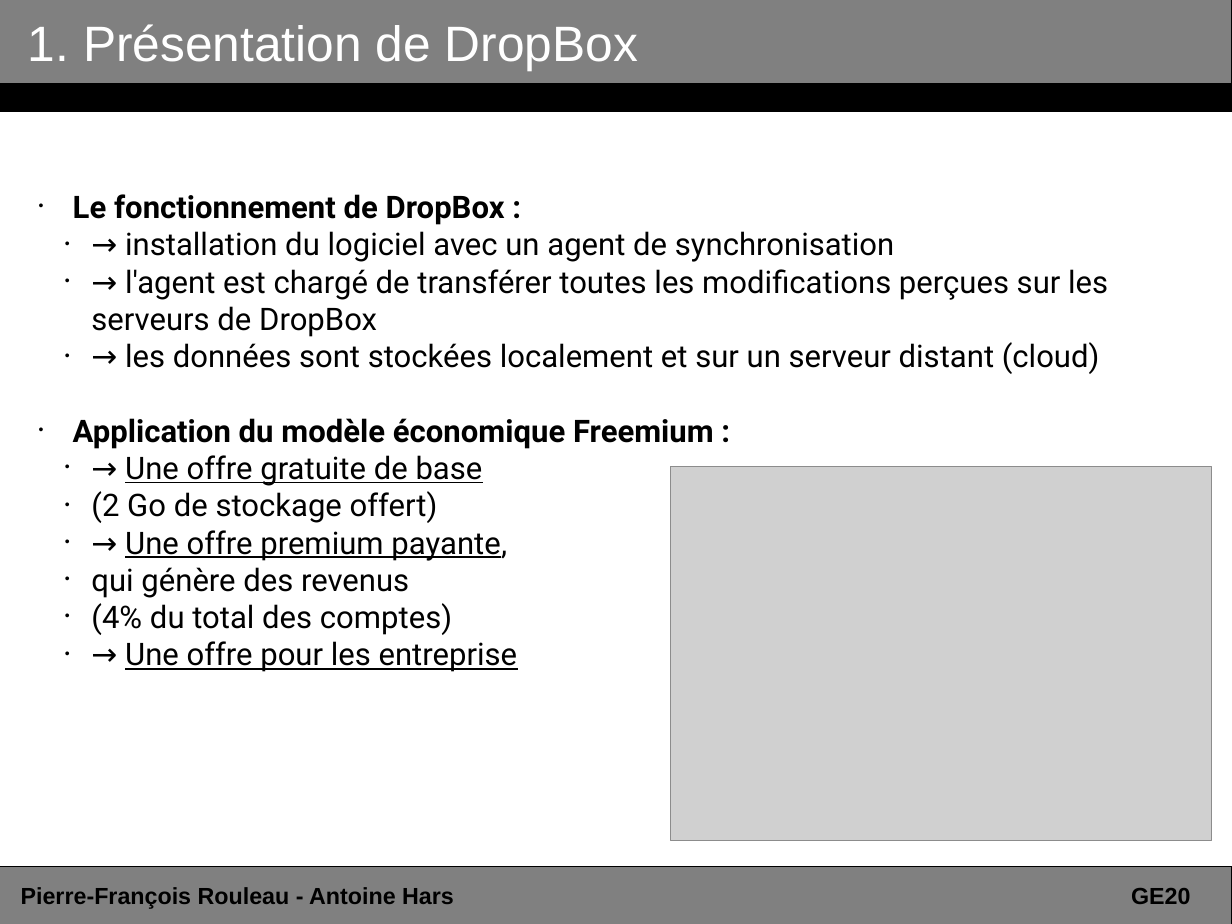
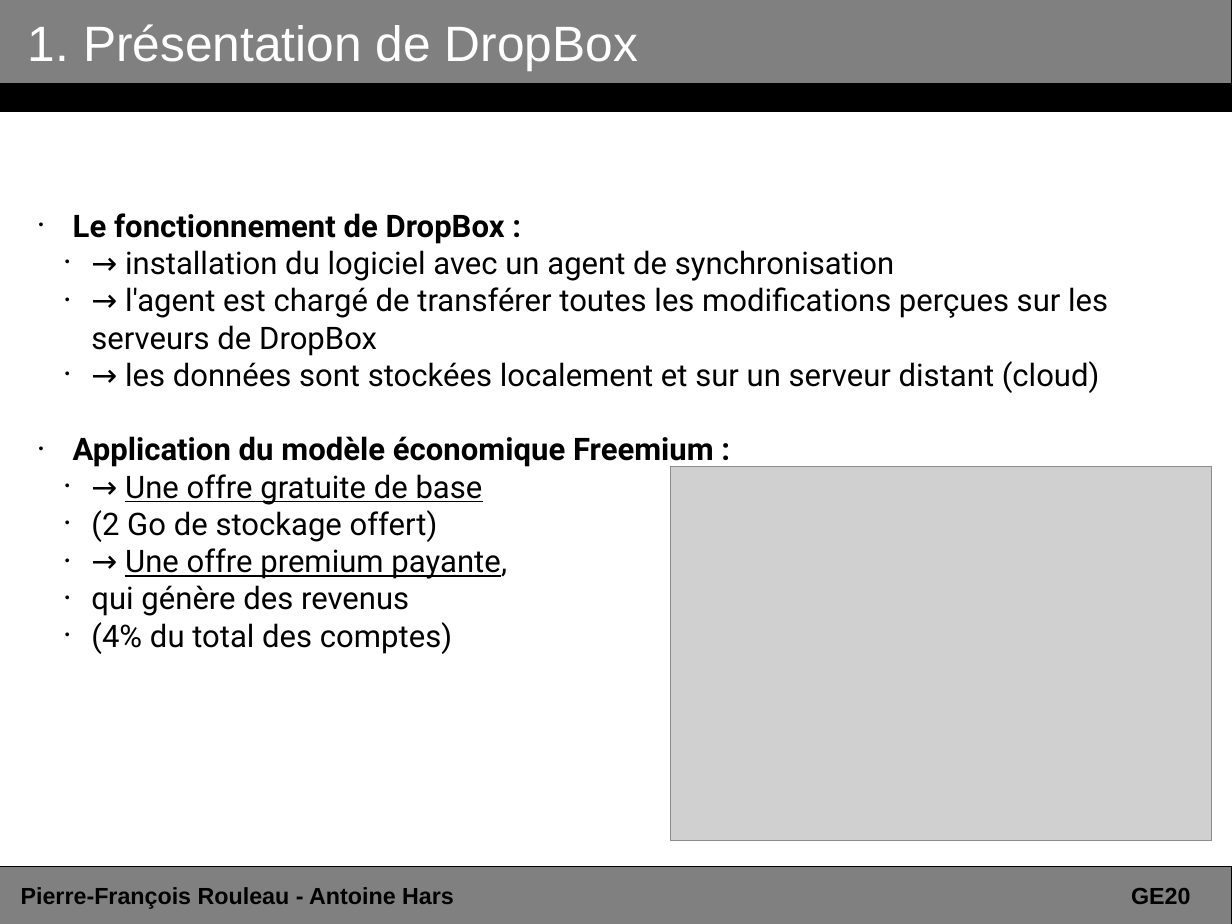
Before and after one commit to ahars/ge20, a slide deck: slide 8 of presentation_dropbox.odp. Drawn at 1232x924 pixels with LibreOffice and Linux fonts; fonts in the diff are those of the drawing; grey boxes stand for pictures. Boxes give left, top, right and bottom in pixels: in the first picture for what was removed or moved away, otherwise in the second. Text is boxed around its words. In the diff, an @@ line names an element or a change of style, - is before the commit and + after.

```diff
--- a/presentation_dropbox.odp
+++ b/presentation_dropbox.odp
@@ subtitle at [125, 641, 518, 672]: paragraph removed @@
-  • → Une offre pour les entreprise
```
Also in this commit, not shown: 7 other slides changed, 3 slides added, 2 other files.
